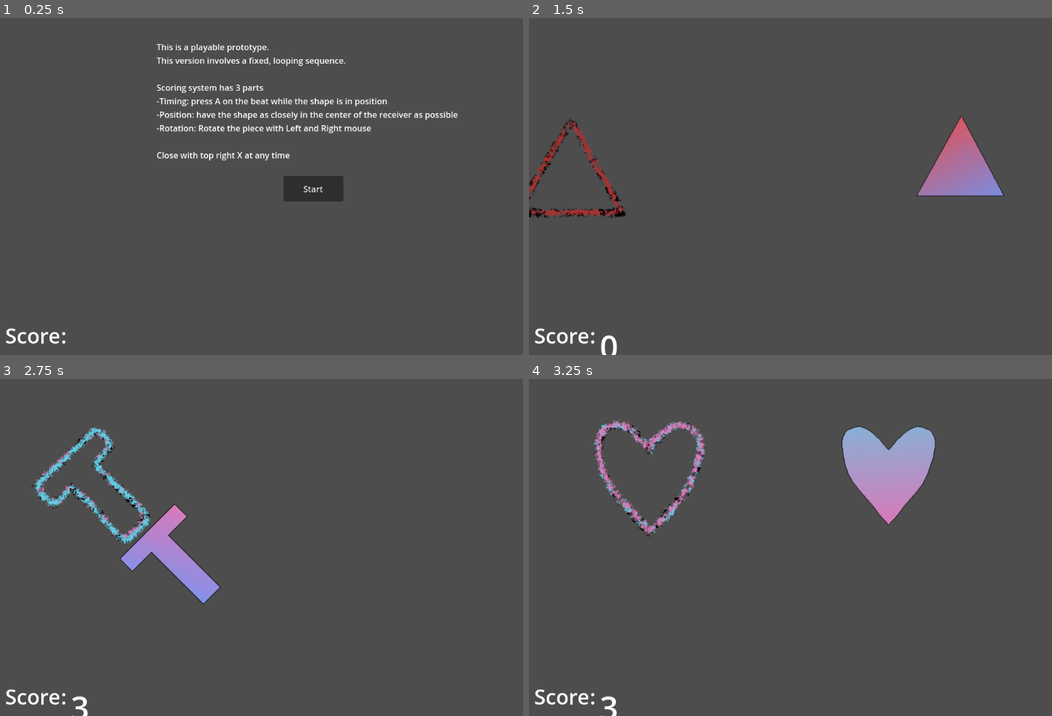
Above: before the commit, frames 1-4 (two rows, left to right).
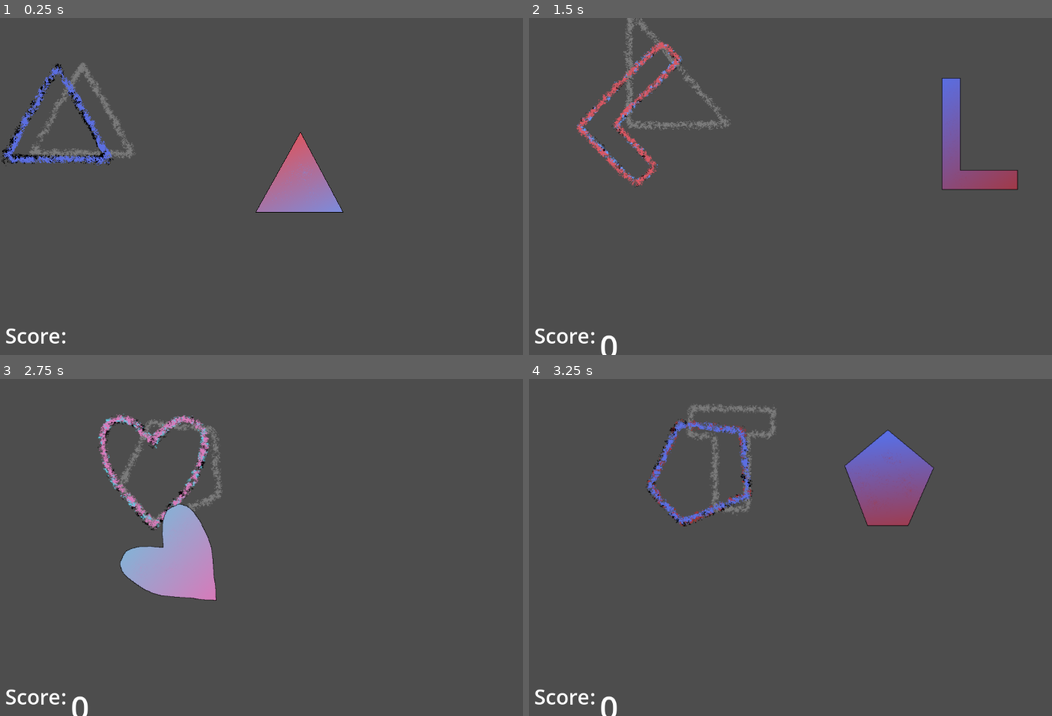
Above: after the commit, the same moments.

Repository: SucellosMusic/first-rhythm-game
Game: Godot game, scene res://Scenes/play_area.tscn
Two runs of this game, one before a commit and one after it. Both use one fixed random seed, a clock stepped at 60 frames per second and the inputs below.
Inputs (mouse positions are in pixels of both pictures, inside the frame that each line leads up to):
- Up to frame 1 (0.25 s): no input
- Up to frame 2 (1.5 s): click (842, 189) at 0.5 s, where only the run before the commit has a clickable "Start"; tap Enter at 1.25 s; move the mouse to (963, 169) at 1.27 s; hold Right (ui_right) from 1.28 s (still down); tap A (letter_A) at 1.35 s
- Up to frame 3 (2.75 s): move the mouse to (177, 564) at 2.02 s; release Right (ui_right) at 2.03 s; hold Left (ui_left) from 2.03 s (still down); tap A (letter_A) at 2.1 s
- Up to frame 4 (3.25 s): move the mouse to (889, 473) at 2.77 s; release Left (ui_left) at 2.78 s; hold Right (ui_right) from 2.78 s (still down); tap A (letter_A) at 2.85 s

The runs differ from the first frame. In frame 1, 6.3% of the frame differs, in the area x 0-88%, y 7-58%; in frame 2, 5.8%; in frame 3, 6.2%; in frame 4, 7.2%, in the area x 12-78%, y 7-100%.

Commit message:
Hints
added hint sprites and sequence

Diff:
--- /dev/null
+++ b/Scenes/Hints/eq_triangle_hint.tscn
@@ -0,0 +1,9 @@
+[gd_scene load_steps=2 format=3 uid="uid://4nwl5v5p1sqm"]
+
+[ext_resource type="Texture2D" uid="uid://cp8ri7ao2f5pq" path="res://Sprites/Hints/EQ Tri Hint.png" id="1_on1q8"]
+
+[node name="EQ Triangle Hint" type="Node2D"]
+
+[node name="Sprite2D" type="Sprite2D" parent="."]
+position = Vector2(-2, -19)
+texture = ExtResource("1_on1q8")
--- /dev/null
+++ b/Scenes/Hints/heart_hint.tscn
@@ -0,0 +1,8 @@
+[gd_scene load_steps=2 format=3 uid="uid://cu6srh074qd66"]
+
+[ext_resource type="Texture2D" uid="uid://lgkh7i5cf1xh" path="res://Sprites/Hints/Heart Hint.png" id="1_2istw"]
+
+[node name="Heart Hint" type="Node2D"]
+
+[node name="Sprite2D" type="Sprite2D" parent="."]
+texture = ExtResource("1_2istw")
--- /dev/null
+++ b/Scenes/Hints/l_hint.tscn
@@ -0,0 +1,9 @@
+[gd_scene load_steps=2 format=3 uid="uid://tjtlhqg30pvk"]
+
+[ext_resource type="Texture2D" uid="uid://chwlfjtekpaqx" path="res://Sprites/Hints/L Hint.png" id="1_1e2h8"]
+
+[node name="L Hint" type="Node2D"]
+
+[node name="Sprite2D" type="Sprite2D" parent="."]
+position = Vector2(38, -68)
+texture = ExtResource("1_1e2h8")
--- /dev/null
+++ b/Scenes/Hints/pent_hint.tscn
@@ -0,0 +1,8 @@
+[gd_scene load_steps=2 format=3 uid="uid://gv1ncm27t7tl"]
+
+[ext_resource type="Texture2D" uid="uid://b2jfh1kila1ak" path="res://Sprites/Hints/Pent Hint.png" id="1_vgxqb"]
+
+[node name="Pent Hint" type="Node2D"]
+
+[node name="Sprite2D" type="Sprite2D" parent="."]
+texture = ExtResource("1_vgxqb")
--- /dev/null
+++ b/Scenes/Hints/r_tri_hint.tscn
@@ -0,0 +1,9 @@
+[gd_scene load_steps=2 format=3 uid="uid://cfrxj2lsh51qj"]
+
+[ext_resource type="Texture2D" uid="uid://c0yx1annmupj8" path="res://Sprites/Hints/R Tri Hint.png" id="1_q88j7"]
+
+[node name="R Tri Hint" type="Node2D"]
+
+[node name="Sprite2D" type="Sprite2D" parent="."]
+position = Vector2(85, -102)
+texture = ExtResource("1_q88j7")
--- /dev/null
+++ b/Scenes/Hints/star_hint.tscn
@@ -0,0 +1,8 @@
+[gd_scene load_steps=2 format=3 uid="uid://wgdnxwahtgrt"]
+
+[ext_resource type="Texture2D" uid="uid://sbc2yuy7imoy" path="res://Sprites/Hints/Star Hint.png" id="1_mjo2c"]
+
+[node name="Star Hint" type="Node2D"]
+
+[node name="Sprite2D" type="Sprite2D" parent="."]
+texture = ExtResource("1_mjo2c")
--- /dev/null
+++ b/Scenes/Hints/t_hint.tscn
@@ -0,0 +1,8 @@
+[gd_scene load_steps=2 format=3 uid="uid://dvhiymgaq26iq"]
+
+[ext_resource type="Texture2D" uid="uid://bub2pbdb3x77w" path="res://Sprites/Hints/T Hint.png" id="1_7yct6"]
+
+[node name="T Hint" type="Node2D"]
+
+[node name="Sprite2D" type="Sprite2D" parent="."]
+texture = ExtResource("1_7yct6")
--- a/Scenes/play_area.tscn
+++ b/Scenes/play_area.tscn
@@ -16,12 +16,19 @@
 [ext_resource type="PackedScene" uid="uid://du6dfb804n6n7" path="res://Scenes/Receiver Shapes/star_receiver.tscn" id="14_e6xgm"]
 [ext_resource type="PackedScene" uid="uid://ccwctama4o67d" path="res://Scenes/Receiver Shapes/t_receiver.tscn" id="15_4bs2g"]
 [ext_resource type="AudioStream" uid="uid://btf6gu57t3fvj" path="res://Audio/WIP.wav" id="16_ac5yk"]
+[ext_resource type="PackedScene" uid="uid://4nwl5v5p1sqm" path="res://Scenes/Hints/eq_triangle_hint.tscn" id="16_qwrf5"]
+[ext_resource type="PackedScene" uid="uid://cu6srh074qd66" path="res://Scenes/Hints/heart_hint.tscn" id="17_ec2ct"]
+[ext_resource type="PackedScene" uid="uid://tjtlhqg30pvk" path="res://Scenes/Hints/l_hint.tscn" id="18_xgfbu"]
+[ext_resource type="PackedScene" uid="uid://gv1ncm27t7tl" path="res://Scenes/Hints/pent_hint.tscn" id="19_6al13"]
+[ext_resource type="PackedScene" uid="uid://wgdnxwahtgrt" path="res://Scenes/Hints/star_hint.tscn" id="20_7sxmr"]
+[ext_resource type="PackedScene" uid="uid://dvhiymgaq26iq" path="res://Scenes/Hints/t_hint.tscn" id="21_18lii"]
+[ext_resource type="PackedScene" uid="uid://cfrxj2lsh51qj" path="res://Scenes/Hints/r_tri_hint.tscn" id="22_etebq"]
 
 [sub_resource type="Curve2D" id="Curve2D_j2n5h"]
 _data = {
-"points": PackedVector2Array(0, 0, 0, 0, 69, 313, 0, 0, 0, 0, 350, 78, 0, 0, 0, 0, 837, 559, 0, 0, 0, 0, 1072, 318, 0, 0, 0, 0, 839, 86, 0, 0, 0, 0, 367, 547, 0, 0, 0, 0, 70, 321)
+"points": PackedVector2Array(0, 0, 0, 0, 91.5163, 207.044, 0, 0, 0, 0, 375.017, 118.082, 0, 0, 0, 0, 790.546, 115.149, 0, 0, 0, 0, 1086.33, 214.865)
 }
-point_count = 7
+point_count = 4
 
 [sub_resource type="LabelSettings" id="LabelSettings_6k64h"]
 font_size = 40
@@ -34,66 +41,124 @@
 receiverPattern = Array[int]([0, 2, 4, 6, 1, 3, 6])
 receiverOrientation = Array[int]([0, 45, 0, -45, 0, 45, 0])
 bpm = 120.0
+beatOffset = 0.75
 
 [node name="Beats" type="Timer" parent="."]
 one_shot = true
 
 [node name="PlayerShapes" type="Node2D" parent="."]
+z_index = 2
 
 [node name="Player Equal Triangle" parent="PlayerShapes" instance=ExtResource("3_d4epq")]
-position = Vector2(-616, -121)
+position = Vector2(406, -133)
 
 [node name="Player Heart" parent="PlayerShapes" instance=ExtResource("4_wynvf")]
-position = Vector2(369, -176)
+position = Vector2(1391, -188)
 
 [node name="Player L" parent="PlayerShapes" instance=ExtResource("5_m5642")]
-position = Vector2(-435, -96)
+position = Vector2(614, -114)
 
 [node name="Player Pentagon" parent="PlayerShapes" instance=ExtResource("6_jwqrm")]
-position = Vector2(115, -206)
+position = Vector2(1137, -218)
 
 [node name="Player Right Triangle" parent="PlayerShapes" instance=ExtResource("7_rpwgb")]
-position = Vector2(-242, -86)
+position = Vector2(807, -104)
 
 [node name="Player Star" parent="PlayerShapes" instance=ExtResource("8_jo8h5")]
-position = Vector2(669, -169)
+position = Vector2(1691, -181)
 
 [node name="Player T" parent="PlayerShapes" instance=ExtResource("9_vbv5x")]
-position = Vector2(-828, -154)
+position = Vector2(194, -166)
 
 [node name="Receivers" type="Node2D" parent="."]
+z_index = 1
 
 [node name="Triangle Receiver" parent="Receivers" instance=ExtResource("2_05tja")]
-position = Vector2(951, -189)
+position = Vector2(408, -372)
 
 [node name="Heart Receiver" parent="Receivers" instance=ExtResource("10_mc178")]
-position = Vector2(2920, -201)
+position = Vector2(1412, -444)
 
 [node name="L Receiver" parent="Receivers" instance=ExtResource("11_ujwsb")]
-position = Vector2(1595, -149)
+position = Vector2(606, -395)
 
 [node name="Pentagon Receiver" parent="Receivers" instance=ExtResource("12_8r5qg")]
-position = Vector2(2606, -216)
+position = Vector2(1164, -450)
 
 [node name="Right Triangle Receiver" parent="Receivers" instance=ExtResource("13_8etfv")]
-position = Vector2(2190, -115)
+position = Vector2(829, -337)
 
 [node name="Star Receiver" parent="Receivers" instance=ExtResource("14_e6xgm")]
-position = Vector2(1242, -180)
+position = Vector2(1673, -435)
 
 [node name="T Receiver" parent="Receivers" instance=ExtResource("15_4bs2g")]
-position = Vector2(1986, -184)
+position = Vector2(197, -409)
+
+[node name="Alt Receivers" type="Node2D" parent="."]
+z_index = 1
+
+[node name="Equal Triangle Receiver" parent="Alt Receivers" instance=ExtResource("2_05tja")]
+position = Vector2(397, -675)
+
+[node name="Heart Receiver" parent="Alt Receivers" instance=ExtResource("10_mc178")]
+position = Vector2(1387, -710)
+
+[node name="L Receiver" parent="Alt Receivers" instance=ExtResource("11_ujwsb")]
+position = Vector2(602, -653)
+
+[node name="Pentagon Receiver" parent="Alt Receivers" instance=ExtResource("12_8r5qg")]
+position = Vector2(1145, -725)
+
+[node name="Right Triangle Receiver" parent="Alt Receivers" instance=ExtResource("13_8etfv")]
+position = Vector2(809, -620)
+
+[node name="Star Receiver" parent="Alt Receivers" instance=ExtResource("14_e6xgm")]
+position = Vector2(1669, -725)
+
+[node name="T Receiver" parent="Alt Receivers" instance=ExtResource("15_4bs2g")]
+position = Vector2(174, -689)
+
+[node name="Hints" type="Node2D" parent="."]
+modulate = Color(1, 1, 1, 0.258824)
+
+[node name="EQ Triangle Hint" parent="Hints" instance=ExtResource("16_qwrf5")]
+position = Vector2(399, -967)
+
+[node name="Heart Hint" parent="Hints" instance=ExtResource("17_ec2ct")]
+position = Vector2(1414, -973)
+
+[node name="L Hint" parent="Hints" instance=ExtResource("18_xgfbu")]
+position = Vector2(603, -945)
+
+[node name="Pent Hint" parent="Hints" instance=ExtResource("19_6al13")]
+position = Vector2(1141, -1012)
+
+[node name="R Tri Hint" parent="Hints" instance=ExtResource("22_etebq")]
+position = Vector2(819, -915)
+
+[node name="Star Hint" parent="Hints" instance=ExtResource("20_7sxmr")]
+position = Vector2(1671, -997)
+
+[node name="T Hint" parent="Hints" instance=ExtResource("21_18lii")]
+position = Vector2(176, -960)
 
 [node name="Path2D" type="Path2D" parent="."]
-position = Vector2(11.2751, -2.75674)
-scale = Vector2(0.991, 1.03)
+position = Vector2(19.5822, 78.7851)
+scale = Vector2(0.977069, 0.661881)
 curve = SubResource("Curve2D_j2n5h")
 
 [node name="PathFollow2D" type="PathFollow2D" parent="Path2D"]
-position = Vector2(69, 313)
-rotation = -0.696486
+position = Vector2(91.5163, 207.044)
+rotation = -0.304067
 
 [node name="Receiver Positioner" type="Node2D" parent="Path2D/PathFollow2D"]
+
+[node name="PathFollow2D2" type="PathFollow2D" parent="Path2D"]
+position = Vector2(139.223, 192.074)
+rotation = -0.304067
+h_offset = 50.0
+
+[node name="Hint Positioner" type="Node2D" parent="Path2D/PathFollow2D2"]
 
 [node name="AudioStreamPlayer" type="AudioStreamPlayer" parent="."]
 stream = ExtResource("16_ac5yk")
@@ -113,27 +178,4 @@
 offset_bottom = 678.0
 label_settings = SubResource("LabelSettings_6gwfb")
 
-[node name="Button" type="Button" parent="."]
-offset_left = 545.0
-offset_top = 304.0
-offset_right = 660.0
-offset_bottom = 353.0
-text = "Start"
-
-[node name="Label" type="Label" parent="."]
-offset_left = 301.0
-offset_top = 44.0
-offset_right = 881.0
-offset_bottom = 275.0
-text = "This is a playable prototype.
-This version involves a fixed, looping sequence.
-
-Scoring system has 3 parts
--Timing: press A on the beat while the shape is in position
--Position: have the shape as closely in the center of the receiver as possible
--Rotation: Rotate the piece with Left and Right mouse
-
-Close with top right X at any time"
-
 [connection signal="timeout" from="Beats" to="." method="_on_in_timer_timeout"]
-[connection signal="pressed" from="Button" to="." method="_on_button_pressed"]
--- a/Scripts/play_area.gd
+++ b/Scripts/play_area.gd
@@ -1,9 +1,4 @@
 extends Node2D
-
-#button
-@onready var startButton : Button = $Button
-@onready var instructions : Label = $Label
-@onready var canStart : bool = false
 
 #Audio
 @onready var audioPlayer : AudioStreamPlayer = $AudioStreamPlayer
@@ -11,18 +6,26 @@
 #shapes and receivers
 @onready var shapes = $PlayerShapes.get_children()
 @onready var receivers = $Receivers.get_children()
+@onready var altReceivers = $"Alt Receivers".get_children()
+@onready var hints = $Hints.get_children()
 
 #path
 @onready var pathFollow : PathFollow2D = $"Path2D/PathFollow2D"
+@onready var pathFollowTwo : PathFollow2D = $Path2D/PathFollow2D2
 @onready var receiverPos : Node2D = $"Path2D/PathFollow2D/Receiver Positioner"
+@onready var hintPos : Node2D = $"Path2D/PathFollow2D2/Hint Positioner"
 
 #Sequences
 @export_range(0, 6) var receiverPattern : Array[int];
-@export_range(-90, 180, 45) var receiverOrientation : Array[int]
-var selection : int;
+@export_range(-135, 180, 45) var receiverOrientation : Array[int]
+var hintSelection : int = 1
+var selection : int = 0
 var currSelection : int;
 var prevSelection : int;
 var currRotation : int = 0
+var hintPrevSelection : int;
+var hintCurrSelection : int;
+var hintRotation : int;
 
 #collision detectors
 var shapePerf : Array[Area2D] = []
@@ -34,11 +37,15 @@
 @export var bpm : float;
 @onready var beats : float = (1/bpm)*60
 @onready var beatTimer : Timer = $Beats
+@export var beatOffset : float;
 
 #misc var
 @onready var shapeSTORAGE = Vector2(-500, 400)
 @onready var receiverSTORAGE = Vector2(-500, 150)
+@onready var altReceiverStorage = Vector2(-500, 650)
+@onready var hintsStorage = Vector2(-500, 900)
 var recAnimate : Array[AnimatedSprite2D] = []
+var altRecAnimate : Array[AnimatedSprite2D] = []
 
 #scoring
 @onready var scoreDisplay : Label = $"Score Int"
@@ -60,17 +67,20 @@
 		r.position = receiverSTORAGE
 		recAnimate.append((r.get_child(0)))
 
+	for ar in altReceivers:
+		ar.position = altReceiverStorage
+		altRecAnimate.append((ar.get_child(0)))
+
+
 	for ra in recAnimate:
 		ra.play()
 
+	for ara in altRecAnimate:
+		ara.play()
 
-func _on_button_pressed() -> void:
-	canStart = true
 	Input.set_mouse_mode(Input.MOUSE_MODE_HIDDEN)
 	audioPlayer.play()
-	beatTimer.start(syncToStart + .1)
-	startButton.hide()
-	instructions.hide()
+	beatTimer.start(syncToStart + beatOffset)
 
 
 func get_score() -> void:
@@ -82,55 +92,72 @@
 		takeScore = false
 
 func get_pos_score() -> int:
-	if shapePerf[selection].has_overlapping_areas():
+	if shapePerf[currSelection].has_overlapping_areas():
 		return 3
-	elif shapeGreat[selection].has_overlapping_areas():
+	elif shapeGreat[currSelection].has_overlapping_areas():
 		return 2
-	elif shapeOkay[selection].has_overlapping_areas():
+	elif shapeOkay[currSelection].has_overlapping_areas():
 		return 1
 	return 0
 
 func get_orient_score() -> int:
-	if shapeOkay[selection].has_overlapping_areas():
-		if shapes[selection].rotation == receivers[selection].rotation:
+	if shapeOkay[currSelection].has_overlapping_areas():
+		if shapes[currSelection].rotation == receivers[currSelection].rotation:
 			return 1
 	return 0
 
 func get_time_score() -> int:
-	if shapeOkay[selection].has_overlapping_areas():
-		if beatTimer.time_left > 0 && beatTimer.time_left < .02:
+	if shapeOkay[currSelection].has_overlapping_areas():
+		if beatTimer.time_left > 0 && beatTimer.time_left < .2:
 			return 3
-		elif beatTimer.time_left > .02 && beatTimer.time_left < .05:
+		elif beatTimer.time_left > .3 && beatTimer.time_left < .5:
 			return 2
-		elif beatTimer.time_left > .05 && beatTimer.time_left < .1:
+		elif beatTimer.time_left > 6 && beatTimer.time_left < 1:
 			return 1
 	return 0
 
-func _unhandled_input(event: InputEvent) -> void:
-	if event is InputEventKey:
-		if event.pressed and event.keycode == KEY_A:
-			get_score()
-			scoreDisplay.text = str(totalScore)
-
 func next_shape() -> void:
+	hintPrevSelection = hintCurrSelection
 	prevSelection = currSelection
 	if selection == 6:
 		selection = 0
 	else:
 		selection += 1
+
+	if hintSelection == 6:
+		hintSelection = 0
+	else:
+		hintSelection += 1
+
+
 	currSelection = receiverPattern[selection]
 	currRotation = receiverOrientation[selection]
+	hintCurrSelection = receiverPattern[hintSelection]
+	hintRotation = receiverOrientation[hintSelection]
+
+
 
 func _on_in_timer_timeout() -> void:
 	beatTimer.start(beats)
 	next_shape()
 	takeScore = true
 	pathFollow.progress += 50
+	pathFollowTwo.progress += 50
 
 func _process(delta: float) -> void:
-	if canStart:
-		receivers[prevSelection].position = receiverSTORAGE
-		shapes[prevSelection].position = shapeSTORAGE
-		receivers[currSelection].position = receiverPos.global_position
-		receivers[currSelection].rotation_degrees = currRotation
-		shapes[currSelection].position = get_local_mouse_position()
+	hints[hintPrevSelection].position = hintsStorage
+	receivers[prevSelection].position = receiverSTORAGE
+	shapes[prevSelection].position = shapeSTORAGE
+	hints[hintCurrSelection].position = hintPos.global_position
+	hints[hintCurrSelection].rotation_degrees = hintRotation
+	receivers[currSelection].position = receiverPos.global_position
+	receivers[currSelection].rotation_degrees = currRotation
+	shapes[currSelection].position = get_local_mouse_position()
+
+	if Input.is_action_just_pressed("letter_A"):
+		get_score()
+		scoreDisplay.text = str(totalScore)
+
+	if !audioPlayer.playing:
+		await get_tree().create_timer(3).timeout
+		get_tree().quit()
Not shown: 1 places in Scenes/play_area.tscn that only renumber resources
Binary file added: Sprites/Hints/EQ Tri Hint.png
Not shown, added: Sprites/Hints/EQ Tri Hint.png.import
Binary file added: Sprites/Hints/Heart Hint.png
Not shown, added: Sprites/Hints/Heart Hint.png.import
Binary file added: Sprites/Hints/L Hint.png
Not shown, added: Sprites/Hints/L Hint.png.import
Binary file added: Sprites/Hints/Pent Hint.png
Not shown, added: Sprites/Hints/Pent Hint.png.import
Binary file added: Sprites/Hints/R Tri Hint.png
Not shown, added: Sprites/Hints/R Tri Hint.png.import
Binary file added: Sprites/Hints/Star Hint.png
(and 4 more such lines)
